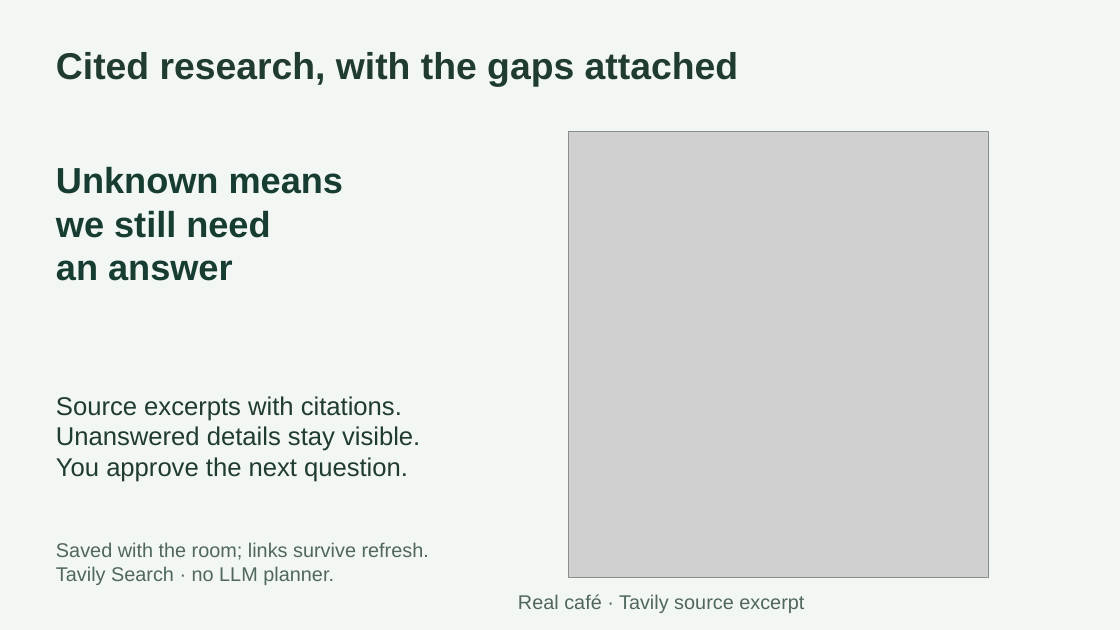
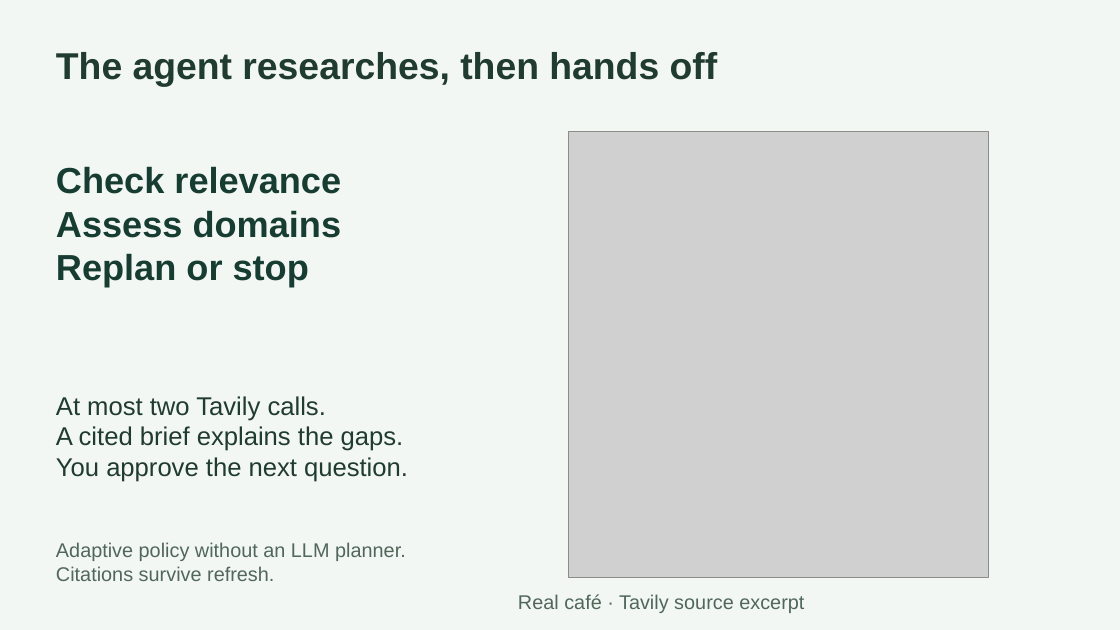
Before and after one commit to gowtham66867/accessproof, a slide deck: slide 3 of submission/AccessProof-Global-AI.pptx. Drawn at 1120x630 pixels with LibreOffice and Linux fonts; fonts in the diff are those of the drawing; grey boxes stand for pictures. Boxes give left, top, right and bottom in pixels: in the first picture for what was removed or moved away, otherwise in the second. Text is boxed around its words. In the diff, an @@ line names an element or a change of style, - is before the commit and + after.

Commit message:
Show Oriane research and clarify agent decisions in demo

```diff
--- a/submission/AccessProof-Global-AI.pptx
+++ b/submission/AccessProof-Global-AI.pptx
@@ text at [56, 52, 718, 87]: text changed @@
-Cited research, with the gaps attached
+The agent researches, then hands off
@@ text at [56, 166, 342, 287]: text changed @@
-Unknown means
-we still need
-an answer
+Check relevance
+Assess domains
+Replan or stop
@@ text at [56, 396, 404, 451]: text changed @@
-Source excerpts with citations.
-Unanswered details stay visible.
+At most two Tavily calls.
+A cited brief explains the gaps.
@@ text at [56, 542, 406, 581]: text changed @@
-Saved with the room; links survive refresh.
-Tavily Search · no LLM planner.
+Adaptive policy without an LLM planner.
+Citations survive refresh.
```
Also in this commit, not shown: 1 other slide changed, 1 slide added, 1 slide removed, 10 other files.
